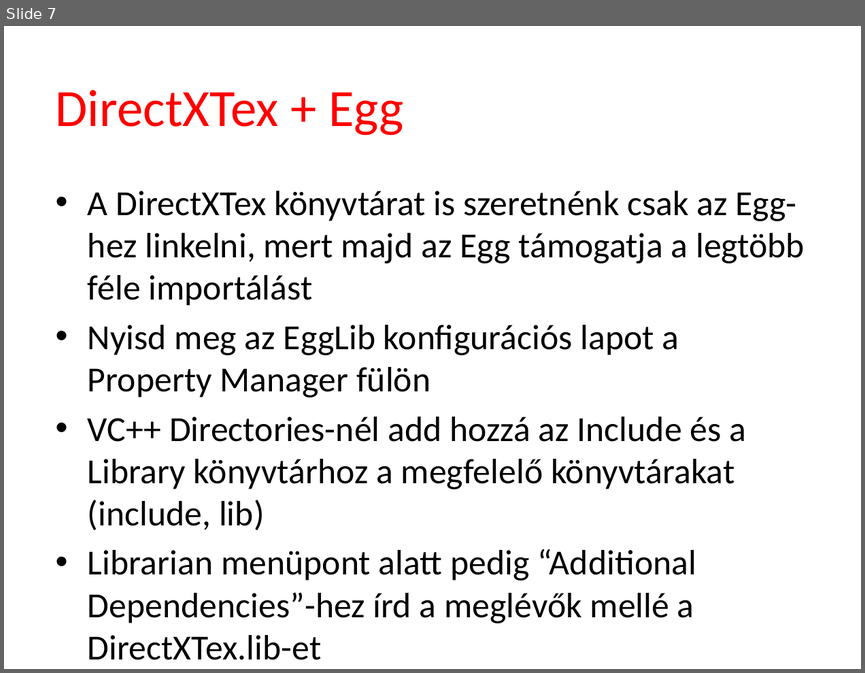
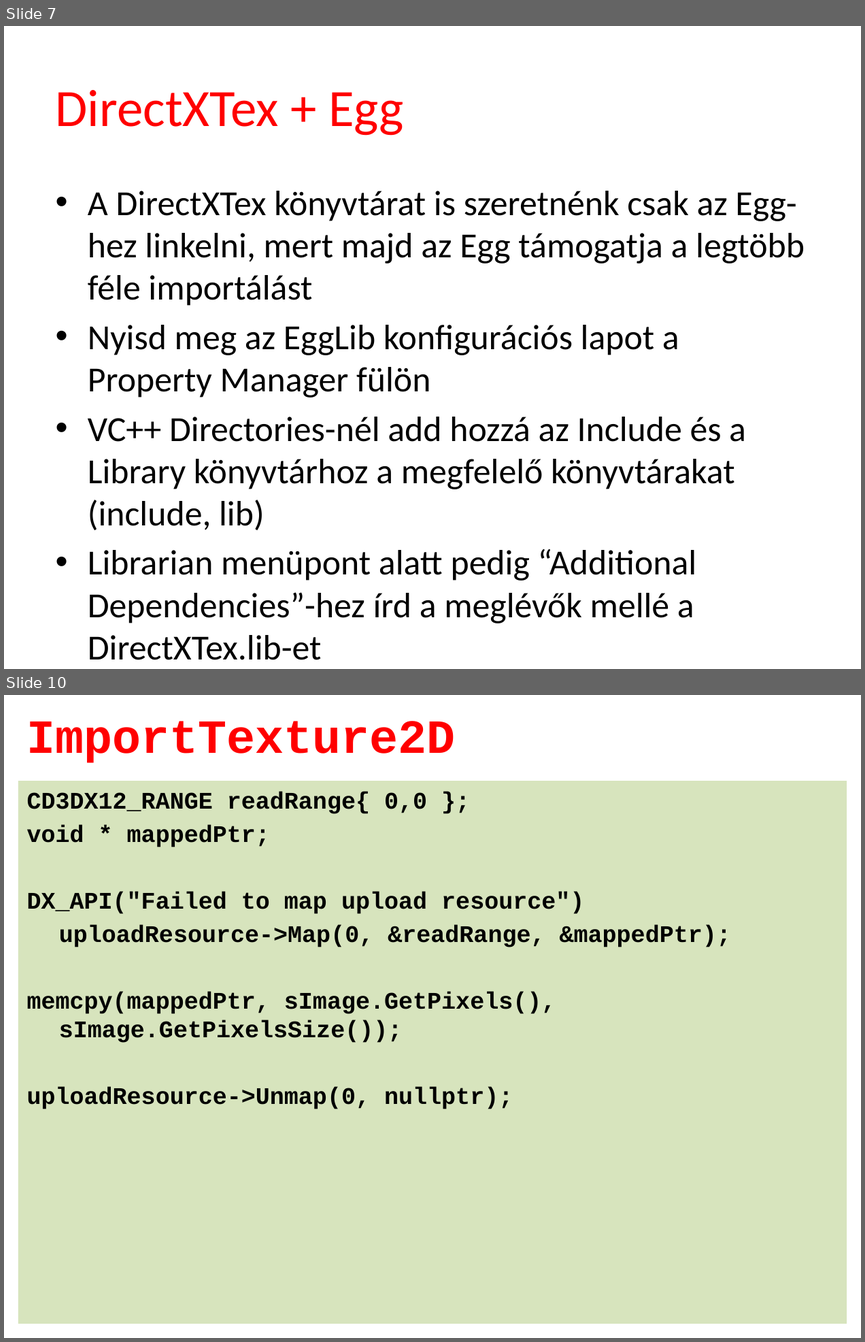
Before and after one commit to tyekx/dx12, a slide deck: Slides/ggl004-Textures.pptx. Shown one above the other, each under a label of ours: slide 7 before the commit, slides 7 and 10 after it; the slides between them are not shown. The pictures are 865x673 and 865x1342 pixels, drawn with LibreOffice and Linux fonts; fonts in the diff are those of the drawing; background and template pictures are left out. Boxes give left, top, right and bottom in pixels: in the first picture for what was removed or moved away, otherwise in the second. Text is boxed around its words. In the diff, an @@ line names an element or a change of style, - is before the commit and + after.

```diff
--- a/Slides/ggl004-Textures.pptx
+++ b/Slides/ggl004-Textures.pptx
@@ slide 10 added at [4,695,861,1338], background #FFFFFF @@
@@ title added at [27,721,456,763], 40 pt, text #FF0000, bold @@
+ImportTexture2D
@@ text added at [18,781,847,1323], fill #D7E4BD, 20 pt, text #000000, bold @@
+CD3DX12_RANGE readRange{ 0,0 };
+void * mappedPtr;
+DX_API("Failed to map upload resource")
+uploadResource->Map(0, &readRange, &mappedPtr);
+memcpy(mappedPtr, sImage.GetPixels(), sImage.GetPixelsSize());
+uploadResource->Unmap(0, nullptr);
```
Also in this commit, not shown: 8 other slides added, 9 other files.
